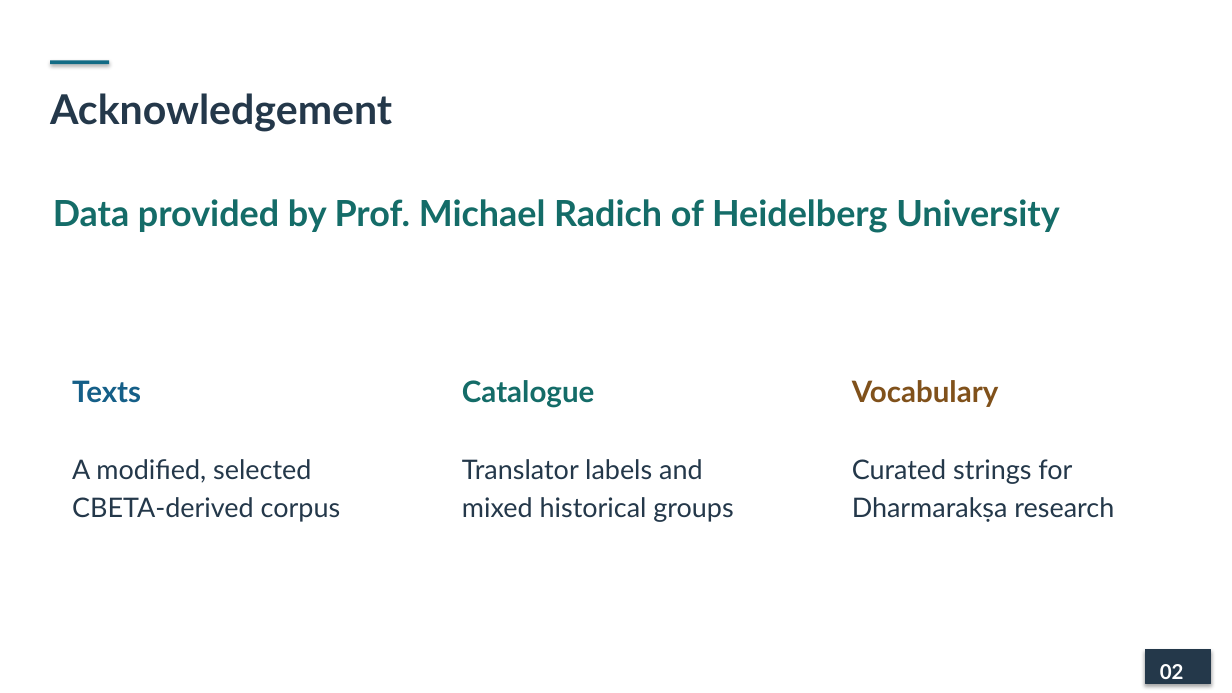
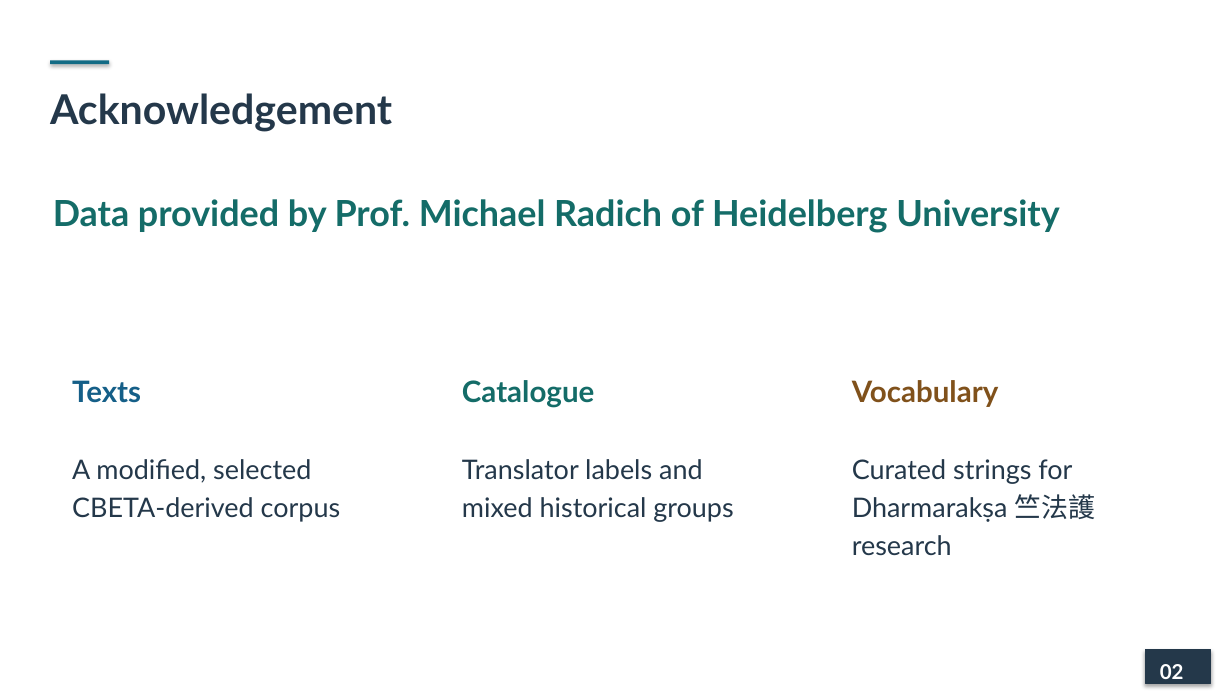
Before and after one commit to lopentu/cohort, a slide deck: slide 2 of docs/presentation/cohort-pnc-2026-main.pptx. Drawn at 1232x693 pixels with LibreOffice and Linux fonts; fonts in the diff are those of the drawing. Boxes give left, top, right and bottom in pixels: in the first picture for what was removed or moved away, otherwise in the second. Text is boxed around its words. In the diff, an @@ line names an element or a change of style, - is before the commit and + after.

```diff
--- a/docs/presentation/cohort-pnc-2026-main.pptx
+++ b/docs/presentation/cohort-pnc-2026-main.pptx
@@ text at [852, 494, 1095, 556]: text changed @@
-Dharmarakṣa research
+Dharmarakṣa 竺法護 research
```
Also in this commit, not shown: 1 other slide changed.
